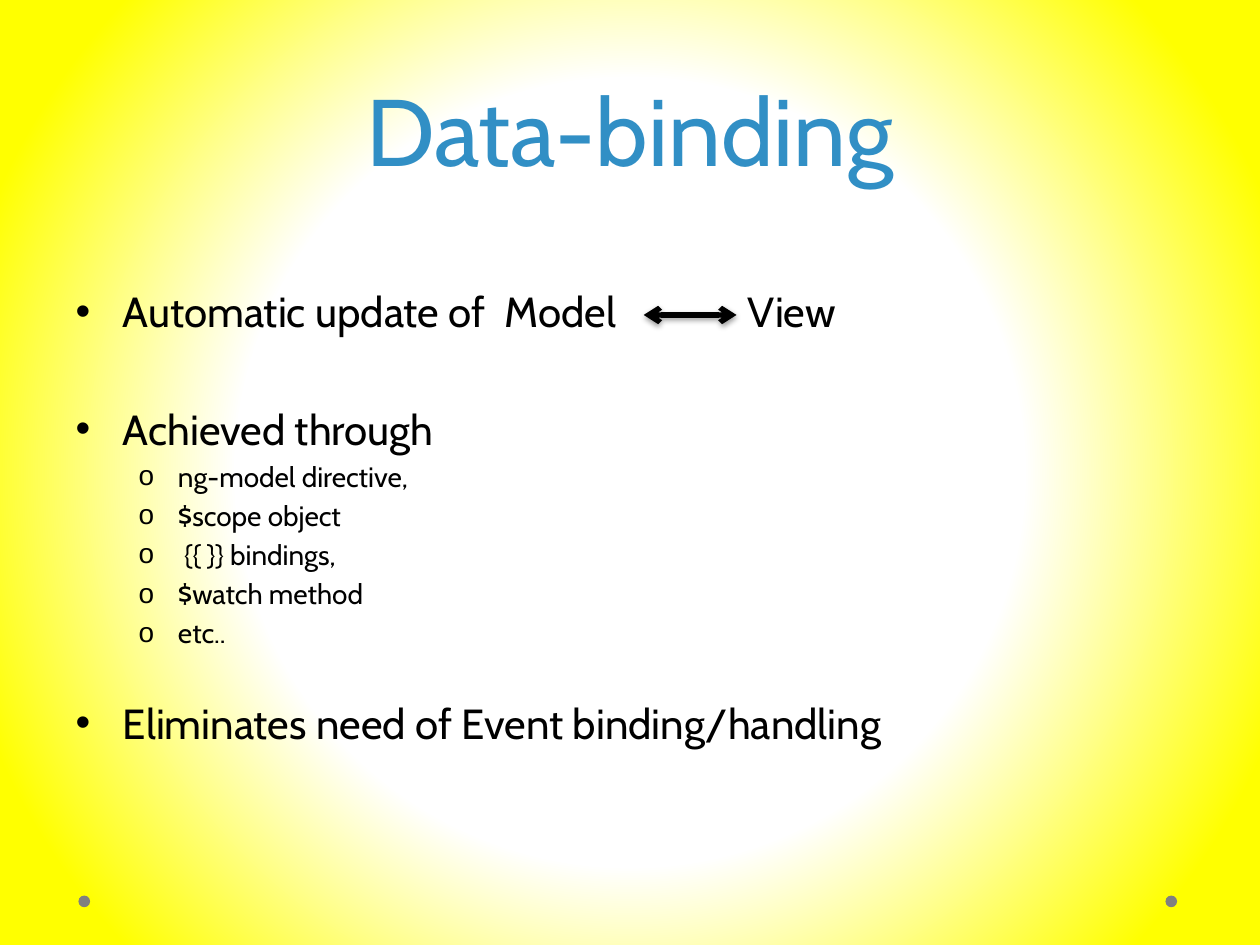
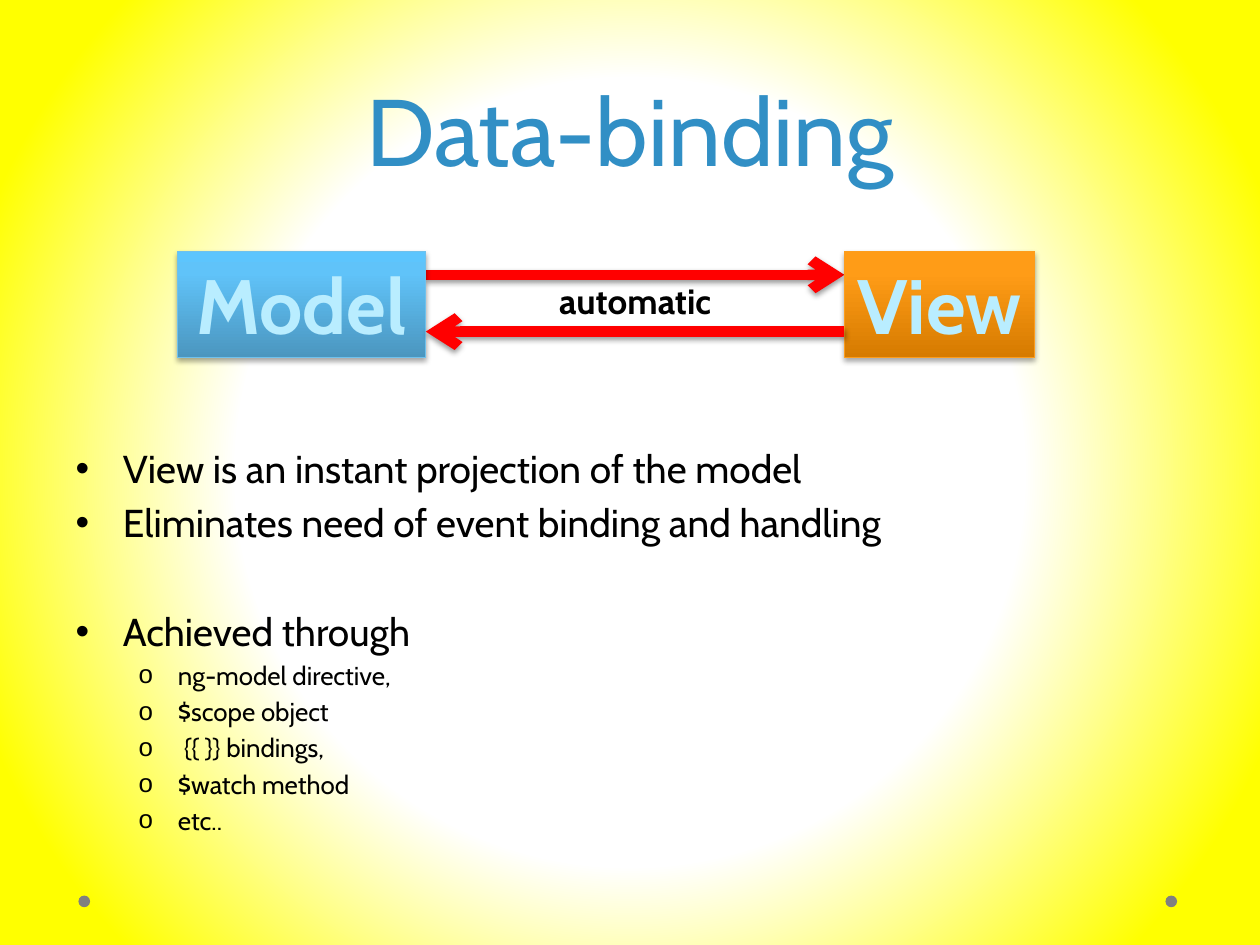
Before and after one commit to murtazahaveliwala/technext-angularjs-demo, a slide deck: slide 13 of Introduction to AngularJs.pptx. Drawn at 1260x945 pixels with LibreOffice and Linux fonts; fonts in the diff are those of the drawing. Boxes give left, top, right and bottom in pixels: in the first picture for what was removed or moved away, otherwise in the second. Text is boxed around its words. In the diff, an @@ line names an element or a change of style, - is before the commit and + after.

```diff
--- a/Introduction to AngularJs.pptx
+++ b/Introduction to AngularJs.pptx
@@ rectangle added at (178, 252, 426, 358), fill gradient #4B97C0 to #61C4F9 to #5EC6FD, outline #70C2ED 0.75 pt, 44 pt, text #BAEDFF, bold @@
+Model
@@ rectangle added at (844, 252, 1034, 358), fill gradient #D67B01 to #FF9C18 to #FF9D19, outline #FE9D1C 0.75 pt, 44 pt, text #BAEDFF, bold @@
+View
@@ double arrow moved from (644, 315) - (737, 315) to (426, 275) - (844, 275) @@
@@ double arrow (426, 275) - (844, 275): double arrow to arrow; stroke #000000 3 pt to #FF0000 6 pt @@
@@ text added at (559, 289, 711, 315), 20 pt, text #000000, bold @@
+automatic
@@ arrow added from (844, 331) to (426, 331), #FF0000 6 pt @@
@@ text at (123, 450, 881, 546): text changed; size 24 to 22.2 pt @@
-• Automatic update of Model View
+• View is an instant projection of the model
+• Eliminates need of event binding and handling
@@ text at (123, 613, 410, 831): size 24 to 22.2 pt in "Achieved through"; size 16 to 14.8 pt in "ng-model directive,", "$scope object", "{{ }} bindings,", "$watch method" and 1 more places @@
@@ text at (123, 704, 881, 749): paragraph removed @@
-• Eliminates need of Event binding/handling
```
Also in this commit, not shown: 2 other slides changed.
